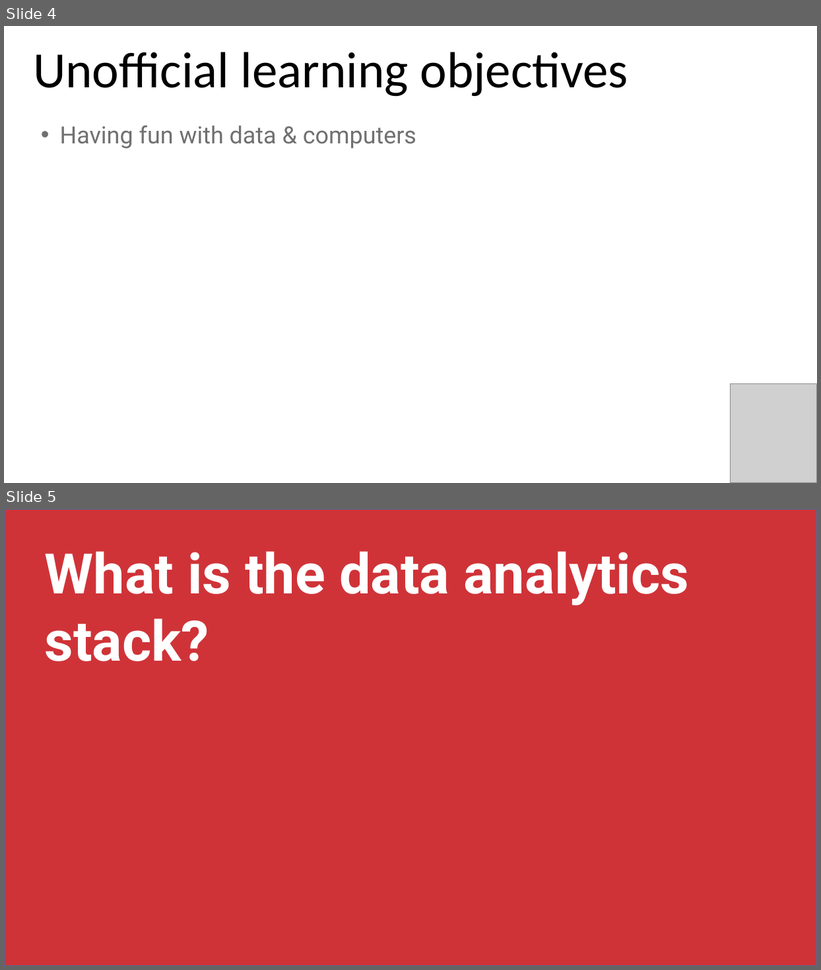
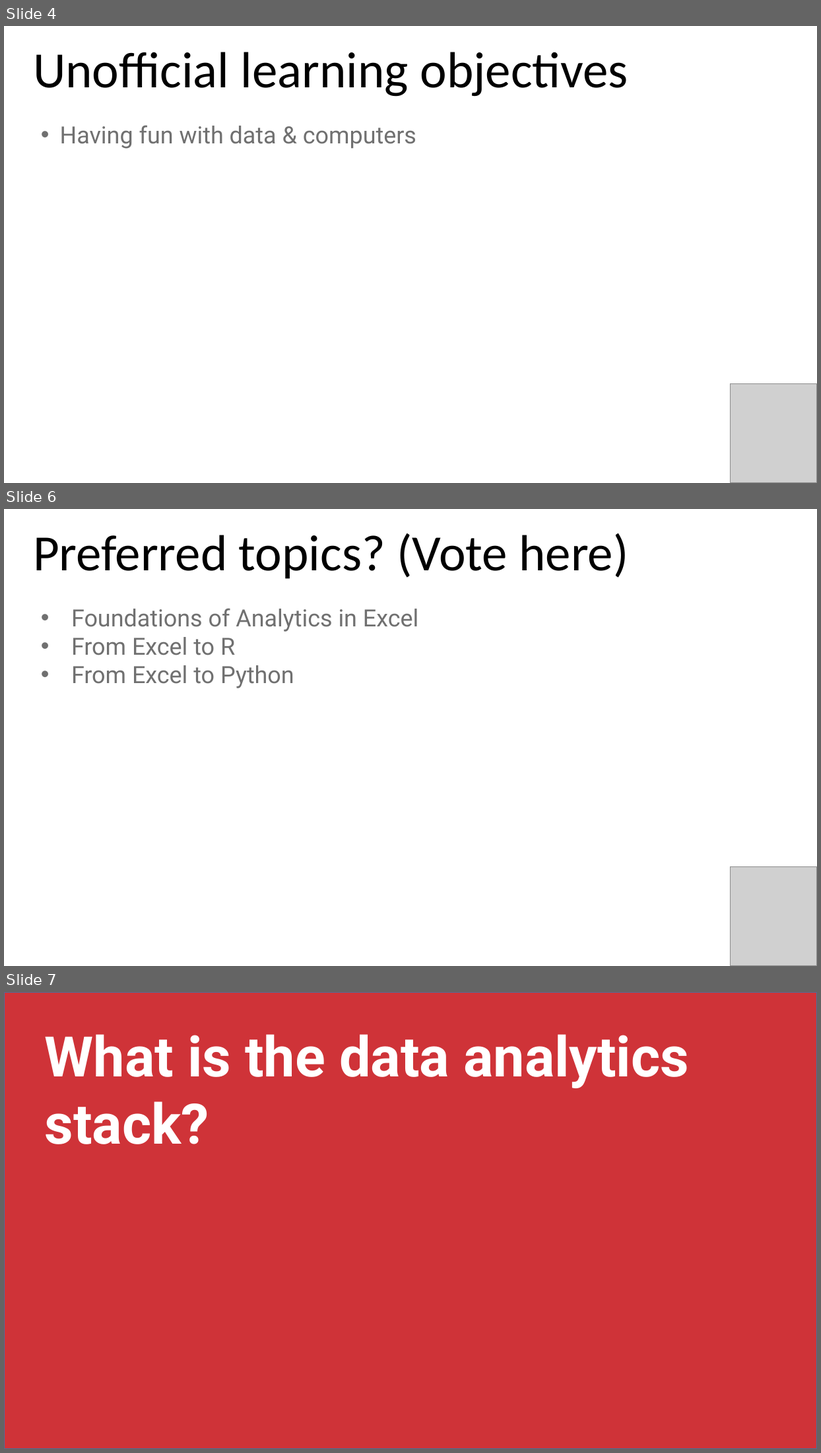
Before and after one commit to stringfestdata/lagos-meetup, a slide deck: advancing-into-analytics-lagos.pptx. Shown one above the other, each under a label of ours: slides 4 and 5 before the commit, slides 4, 6 and 7 after it; the slides between them are not shown. The pictures are 821x970 and 821x1453 pixels, drawn with LibreOffice and Linux fonts; fonts in the diff are those of the drawing; grey boxes stand for pictures. Boxes give left, top, right and bottom in pixels: in the first picture for what was removed or moved away, otherwise in the second. Text is boxed around its words. In the diff, an @@ line names an element or a change of style, - is before the commit and + after.

```diff
--- a/advancing-into-analytics-lagos.pptx
+++ b/advancing-into-analytics-lagos.pptx
@@ slide 6 added at [4, 509, 817, 966], background #FFFFFF @@
@@ text added at [33, 533, 628, 579], 60 pt, text #000000 @@
+Preferred topics? (Vote here)
@@ text added at [71, 608, 418, 689], 28 pt, text #707070 @@
+• Foundations of Analytics in Excel
+• From Excel to R
+• From Excel to Python
@@ picture added at [731, 867, 817, 966] @@
@@ what was slide 5 is now slide 7 @@
```
Also in this commit, not shown: 1 other slide added.
